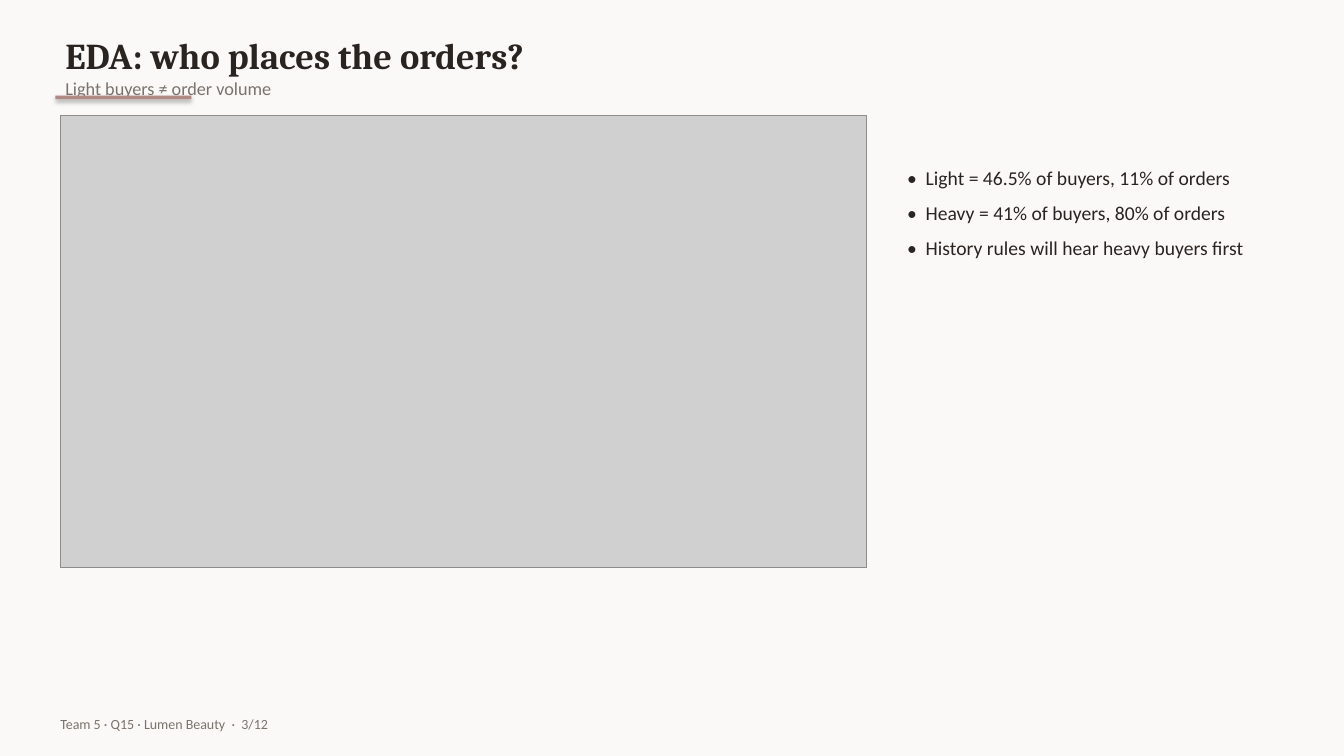
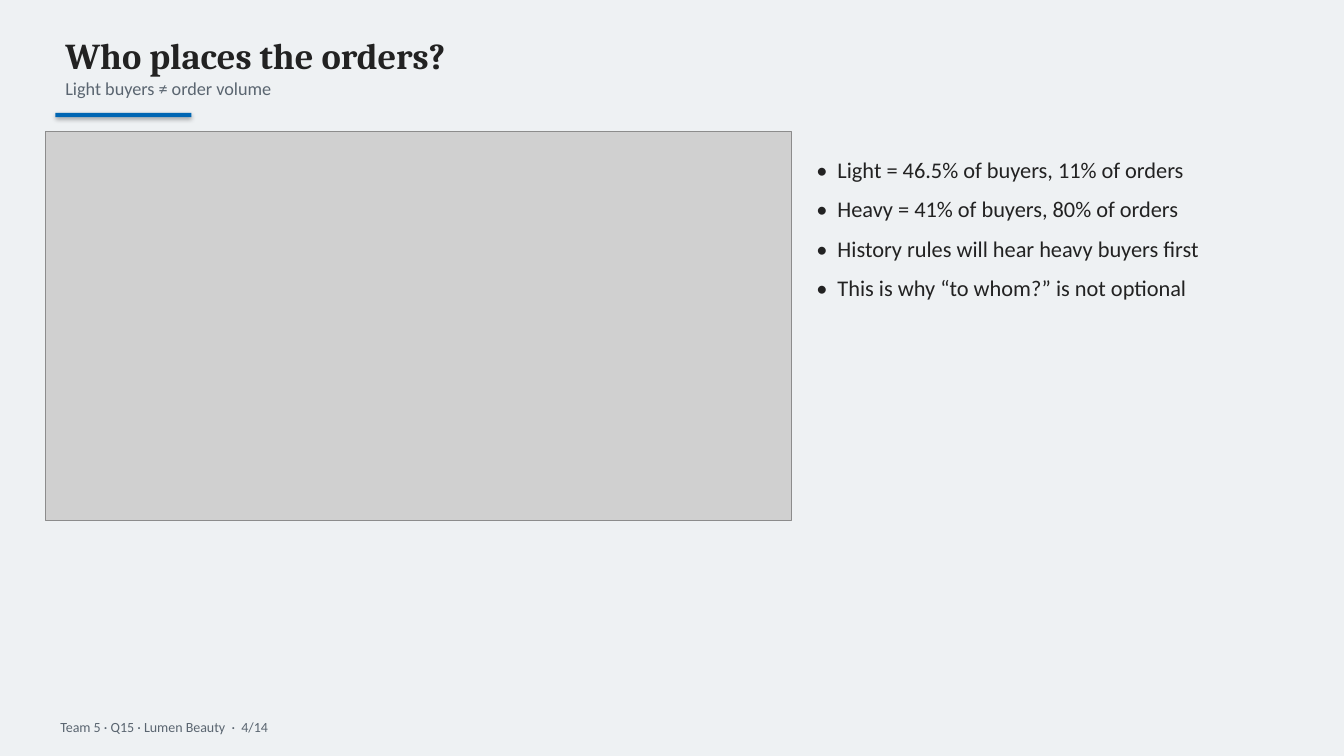
Before and after one commit to N1Rizhka/New-Media-Technology-and-Analytics---Final-Project, a slide deck: slide 4 of deliverables/Team5_Q15_pitch.pptx (slide 3 before the commit). Drawn at 1344x756 pixels with LibreOffice and Linux fonts; fonts in the diff are those of the drawing; grey boxes stand for pictures. Boxes give left, top, right and bottom in pixels: in the first picture for what was removed or moved away, otherwise in the second. Text is boxed around its words. In the diff, an @@ line names an element or a change of style, - is before the commit and + after.

```diff
--- a/deliverables/Team5_Q15_pitch.pptx
+++ b/deliverables/Team5_Q15_pitch.pptx
@@ rectangle at (0,0,1344,756): fill #FBF9F7 to #EEF1F3 @@
@@ text at (65,43,446,77): text changed; text colour #2A2421 to #222222 @@
-EDA: who places the orders?
+Who places the orders?
@@ text at (65,82,271,98): text colour #7A736C to #5A6570 in "Light buyers ≠ order volume" @@
@@ rectangle: place and size @@
-rectangle at (55,96,192,99)
+rectangle at (55,113,192,117)
@@ rectangle at (55,113,192,117): fill #B08984 to #0066B3 @@
@@ picture: place and size @@
-picture at (60,116,867,569)
+picture at (45,131,791,520)
@@ text "• Light = 46.5% of ...": place and size @@
-text "• Light = 46.5% of ..." at (926,171,1243,258)
+text "• Light = 46.5% of ..." at (837,162,1198,300)
@@ text at (837,162,1198,261): size 14 to 16 pt, text colour #2A2421 to #222222 in "• Light = 46.5% of buyers, 11% ...", "• Heavy = 41% of buyers, 80% ...", "• History rules will hear heavy buyers ..."; more space between paragraphs @@
@@ text at (837,280,1186,300): paragraph added @@
+• This is why “to whom?” is not optional
@@ text at (60,722,268,734): text changed; text colour #7A736C to #5A6570 @@
-Team 5 · Q15 · Lumen Beauty · 3/12
+Team 5 · Q15 · Lumen Beauty · 4/14
```
Also in this commit, not shown: 10 other slides changed, 3 slides added, 1 slide removed, 31 other files.
